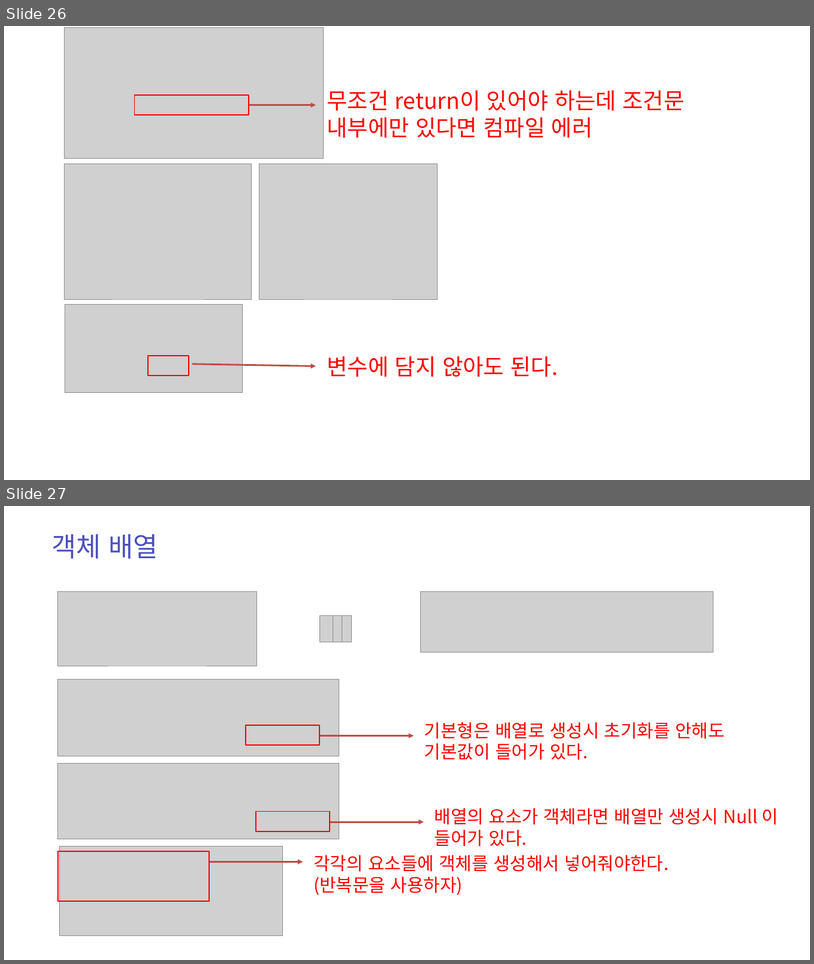
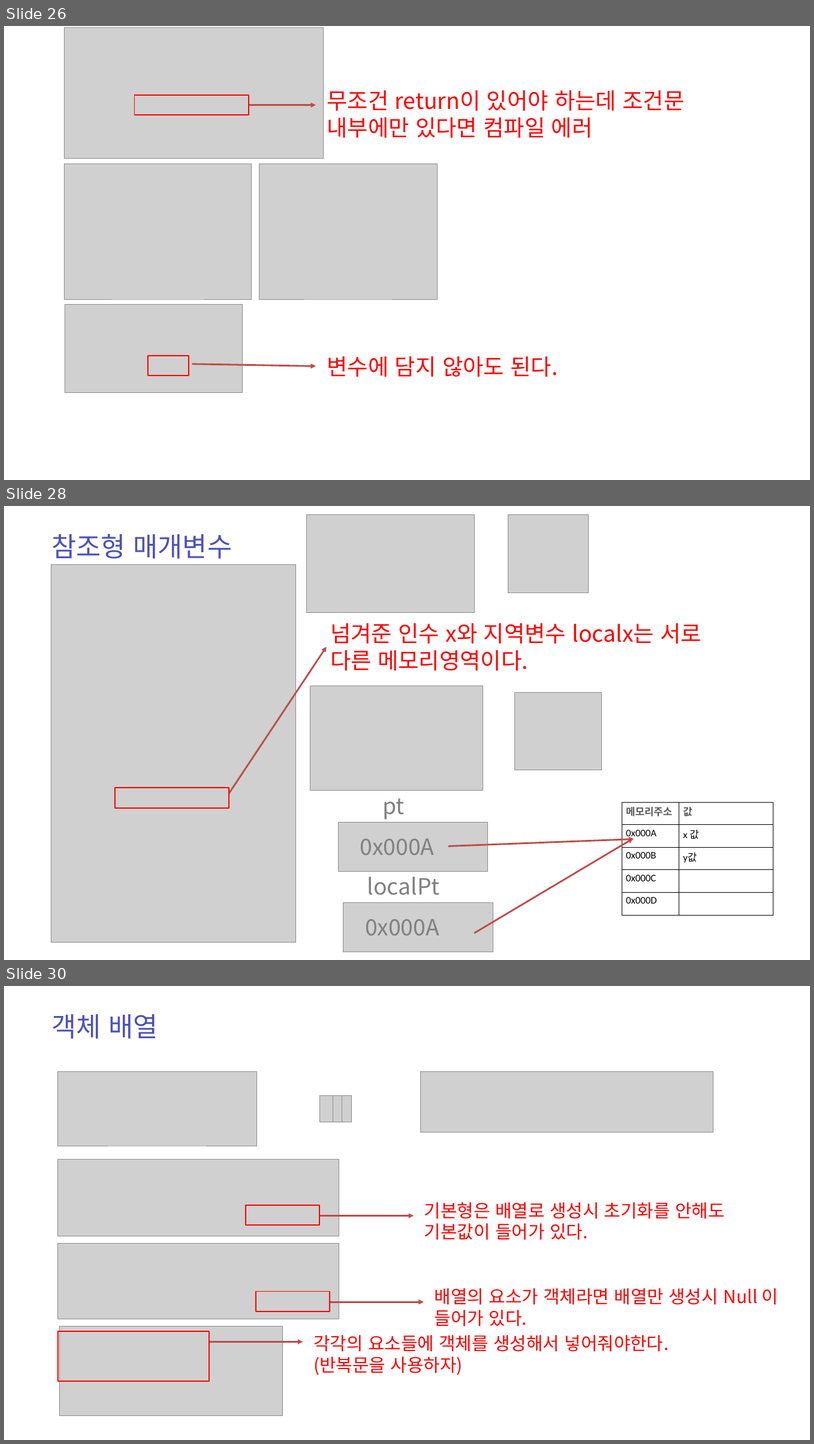
Before and after one commit to zest132/JavaLecture, a slide deck: JavaLecture/LectureFile/java 6강.pptx. Shown one above the other, each under a label of ours: slides 26 and 27 before the commit, slides 26, 28 and 30 after it; the slides between them are not shown. The pictures are 814x964 and 814x1444 pixels, drawn with LibreOffice and Linux fonts; fonts in the diff are those of the drawing; grey boxes stand for pictures. Boxes give left, top, right and bottom in pixels: in the first picture for what was removed or moved away, otherwise in the second. Text is boxed around its words. In the diff, an @@ line names an element or a change of style, - is before the commit and + after.

```diff
--- a/JavaLecture/LectureFile/java 6강.pptx
+++ b/JavaLecture/LectureFile/java 6강.pptx
@@ slide 28 added at box(4, 506, 810, 960), background #FFFFFF @@
@@ picture added at box(306, 514, 474, 612) @@
@@ picture added at box(508, 514, 588, 593) @@
@@ text added at box(51, 534, 233, 559), 48 pt, text #4C50BC @@
+참조형 매개변수
@@ picture added at box(51, 564, 296, 942) @@
@@ text added at box(330, 623, 702, 670), 40 pt, text #FF0000 @@
+넘겨준 인수 x와 지역변수 localx는 서로 다른 메모리영역이다.
@@ arrow added from (229, 793) to (327, 647), #BF4C48 3 pt @@
@@ picture added at box(311, 686, 483, 790) @@
@@ picture added at box(515, 692, 602, 769) @@
@@ rectangle added at box(115, 787, 229, 808), outline #FF0000 2 pt @@
@@ text added at box(383, 798, 405, 819), 40 pt, text #808080 @@
+pt
@@ table added at box(622, 802, 773, 915), 5 rows, 2 columns @@
+메모리주소 | 값
+0x000A | x 값
+0x000B | y값
+0x000C | 
+0x000D | 
@@ picture added at box(338, 822, 488, 871) @@
@@ text added at box(360, 838, 434, 855), 40 pt, text #808080 @@
+0x000A
@@ arrow added from (449, 846) to (634, 838), #BF4C48 3 pt @@
@@ arrow added from (474, 933) to (633, 838), #BF4C48 3 pt @@
@@ text added at box(368, 876, 440, 895), 40 pt, text #808080 @@
+localPt
@@ picture added at box(344, 902, 493, 951) @@
@@ text added at box(365, 919, 440, 935), 40 pt, text #808080 @@
+0x000A
@@ what was slide 27 is now slide 30 @@
```
Also in this commit, not shown: 1 slide changed, 2 other slides added, 5 other files.
